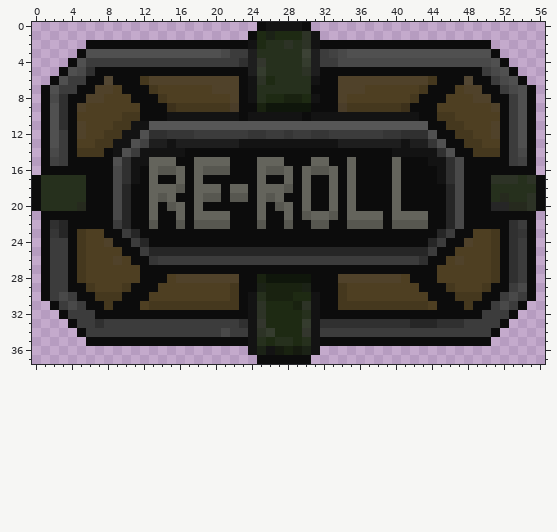
Two versions of one pixel-art sprite, Sprites/UI/re-roll_pressed.png. That is the earlier state.
The file is 57x38 pixels. Colours within 5 levels of each other are drawn and written as one.
Now the later version:
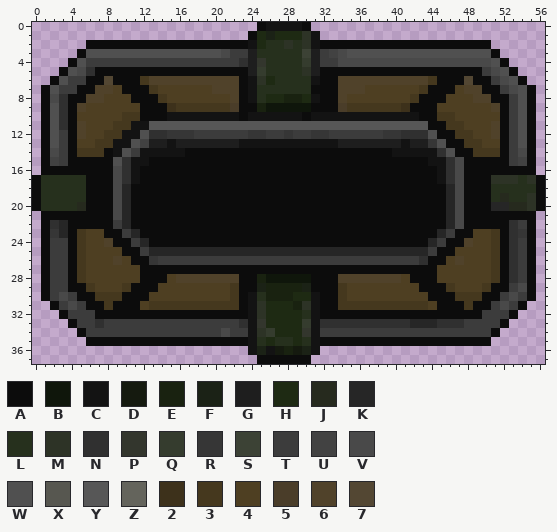
Palette (. is transparent): A #0c0c0c  B #0f160b  C #131313  D #151a0f  E #192210  F #1b2216  G #1e1e1e  H #1e2a13  J #262a1e  K #262626  L #26301d  M #2d3326  N #303030  P #33362d  Q #353c2e  R #363636  S #3c4235  T #3c3c3c  U #424242  V #494949  W #505050  X #575750  Y #575757  Z #64645c  2 #3d311b  3 #45381e  4 #4e3f22  5 #4a3d29  6 #50422a  7 #534733
From old to new:
Colour X gives way to colour A in row 16 at x 14 to 15, 19 to 21, 26 to 27 and 31 to 32; in row 18 at x 16 and 28; in row 19 at x 14, 19 to 20, 22 to 23 and 26; in row 20 at x 15 and 27; in row 21 at x 30 and 33; in row 22 at x 13, 16, 18 to 21, 25, 28, 31 to 32, 35 to 38 and 40 to 43.
Colour Z gives way to colour A in row 15 at x 13 to 15, 18 to 21, 25 to 27, 31 to 32, 35 and 40; in rows 16 to 17 at x 13, 16, 18, 25, 28, 30, 33, 35 and 40; in row 18 at x 13 to 15, 18 to 20, 22 to 23, 25 to 27, 30, 33, 35 and 40; in row 19 at x 13, 15, 18, 25, 27, 30, 33, 35 and 40; in row 20 at x 13, 16, 18, 25, 28, 30, 33, 35 and 40; in row 21 at x 13, 16, 18 to 21, 25, 28, 31 to 32, 35 to 38 and 40 to 43.
Where, in picture pixels (left, top, right, bottom), the same in both pictures:
changed: (149, 157, 428, 229)
